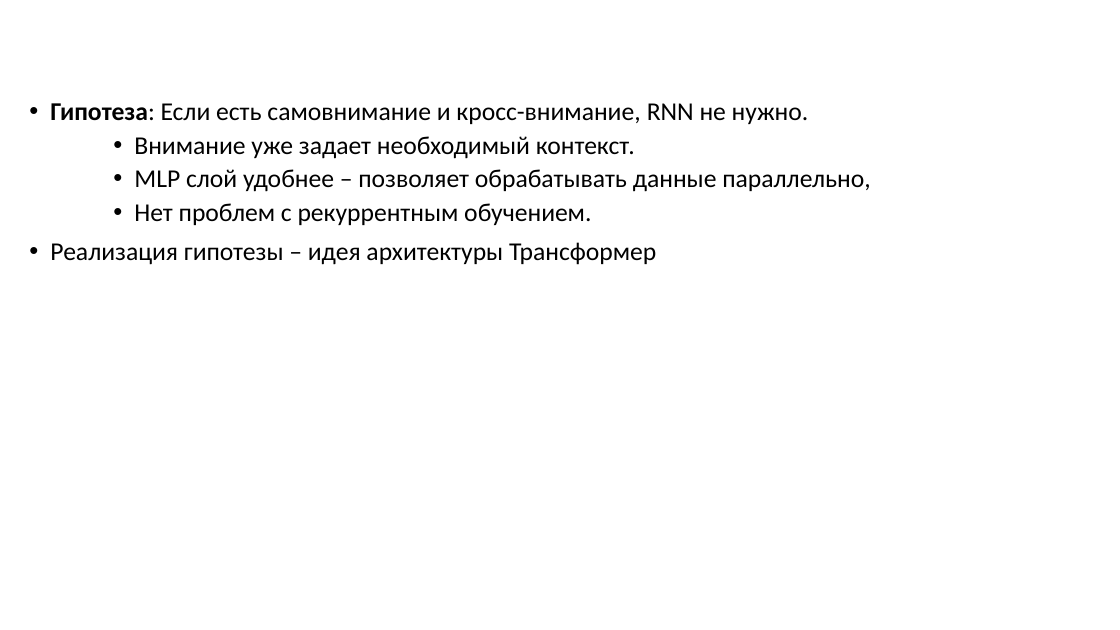
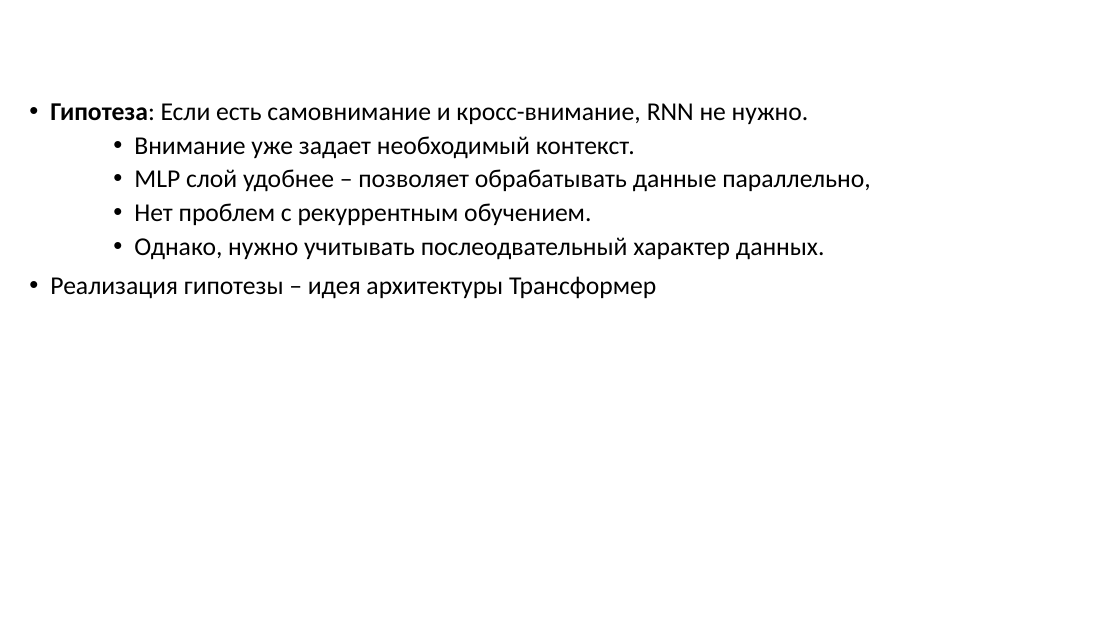
Before and after one commit to MVRonkin/TimeSeriesCourse, a slide deck: slide 10 of 2025/LEC/07-3 Transformers.pptx. Drawn at 1120x630 pixels with LibreOffice and Linux fonts; fonts in the diff are those of the drawing. Boxes give left, top, right and bottom in pixels: in the first picture for what was removed or moved away, otherwise in the second. Text is boxed around its words. In the diff, an @@ line names an element or a change of style, - is before the commit and + after.

```diff
--- a/2025/LEC/07-3 Transformers.pptx
+++ b/2025/LEC/07-3 Transformers.pptx
@@ text at [134, 237, 825, 260]: paragraph added @@
+    • Однако, нужно учитывать послеодвательный характер данных.
```
Also in this commit, not shown: 1 other slide changed.
